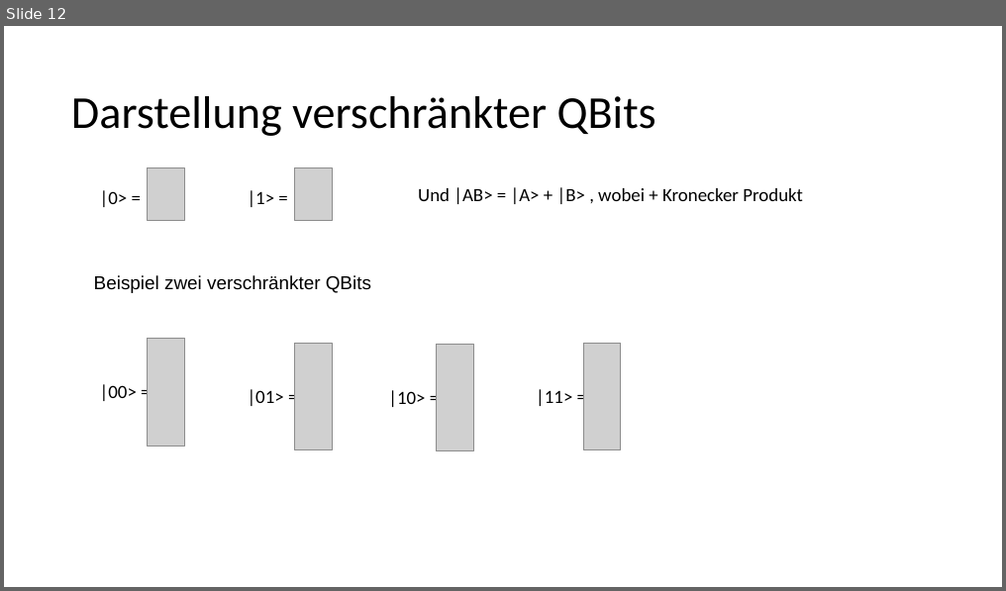
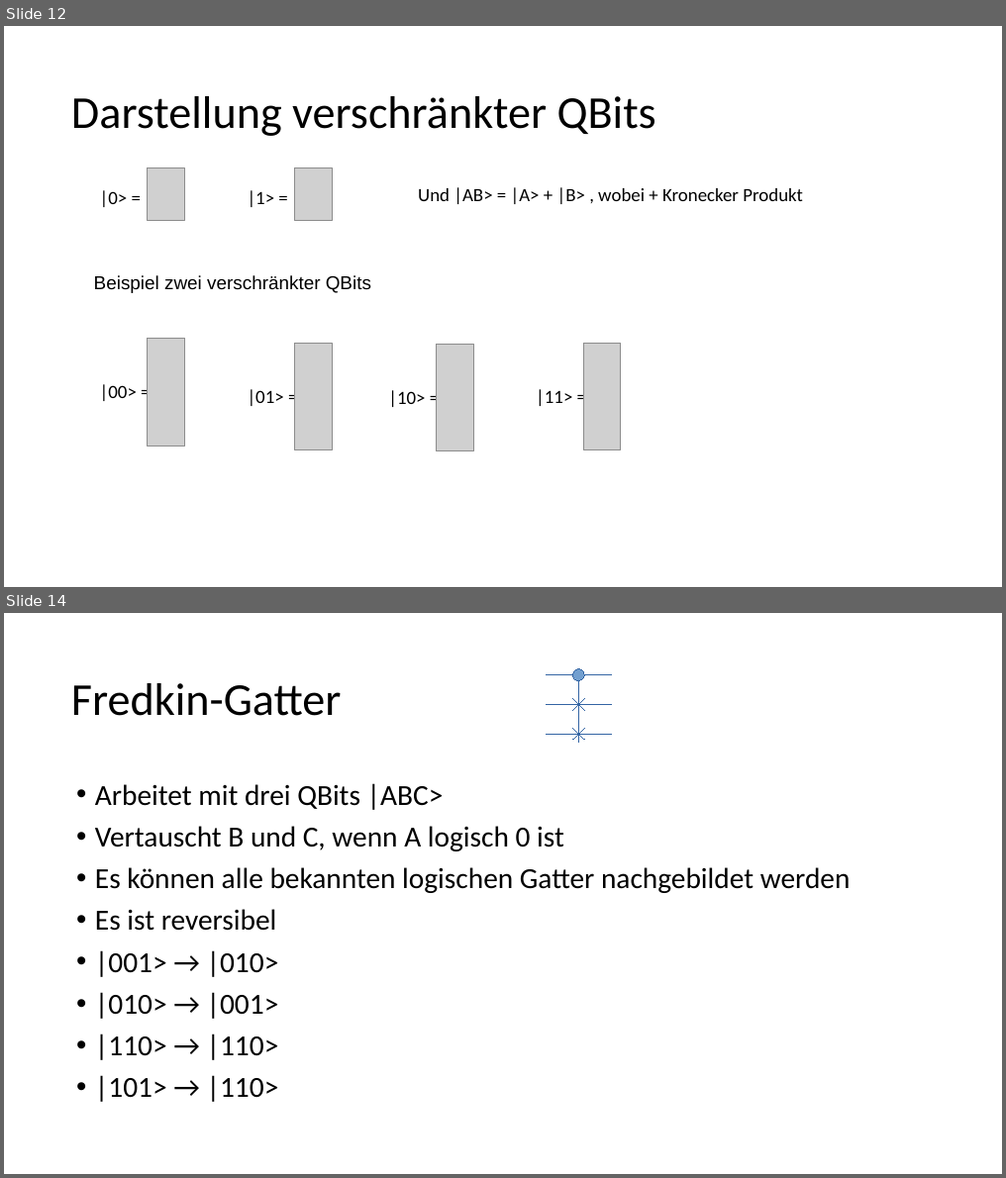
Before and after one commit to sky4walk/documents, a slide deck: QuantencomputerProgramming.odp. Shown one above the other, each under a label of ours: slide 12 before the commit, slides 12 and 14 after it; the slides between them are not shown. The pictures are 1006x591 and 1006x1178 pixels, drawn with LibreOffice and Linux fonts; fonts in the diff are those of the drawing; grey boxes stand for pictures. Boxes give left, top, right and bottom in pixels: in the first picture for what was removed or moved away, otherwise in the second. Text is boxed around its words. In the diff, an @@ line names an element or a change of style, - is before the commit and + after.

```diff
--- a/QuantencomputerProgramming.odp
+++ b/QuantencomputerProgramming.odp
@@ slide 14 added at (x1=4, y1=613, x2=1002, y2=1174), background #FFFFFF @@
@@ title added at (x1=71, y1=683, x2=342, y2=716), 44 pt, text #000000 @@
+Fredkin-Gatter
@@ group added at (x1=546, y1=669, x2=611, y2=743): 9 lines, 1 ellipse @@
@@ text added at (x1=95, y1=783, x2=850, y2=1102), 28 pt, text #000000 @@
+• Arbeitet mit drei QBits |ABC>
+• Vertauscht B und C, wenn A logisch 0 ist
+• Es können alle bekannten logischen Gatter nachgebildet werden
+• Es ist reversibel
+• |001> → |010>
+• |010> → |001>
+• |110> → |110>
+• |101> → |110>
```
Also in this commit, not shown: 4 slides changed, 1 slide removed.
